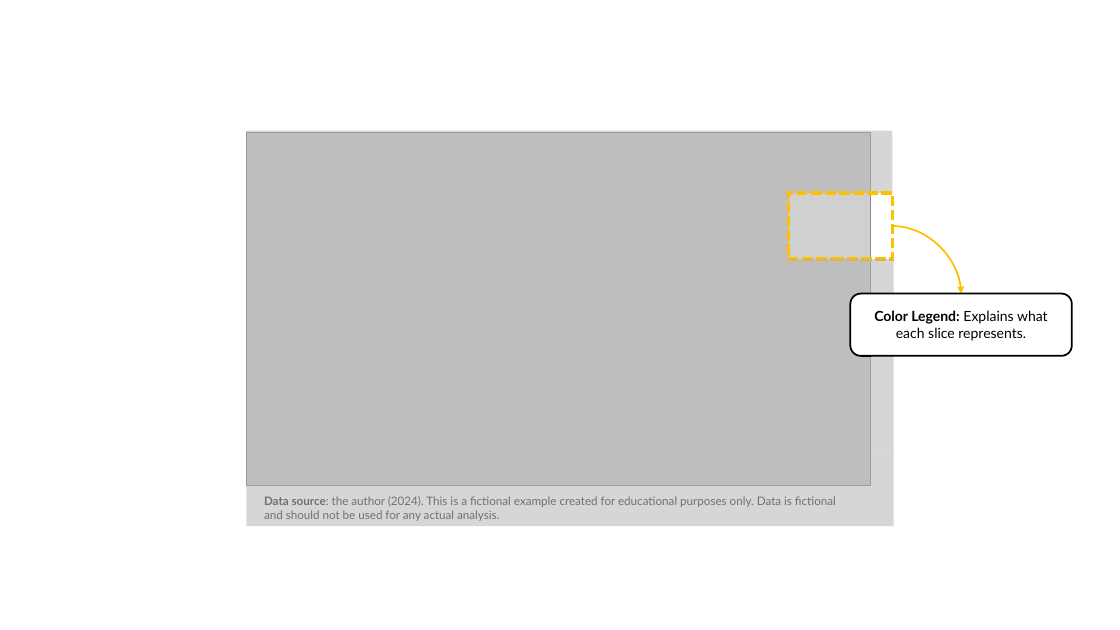
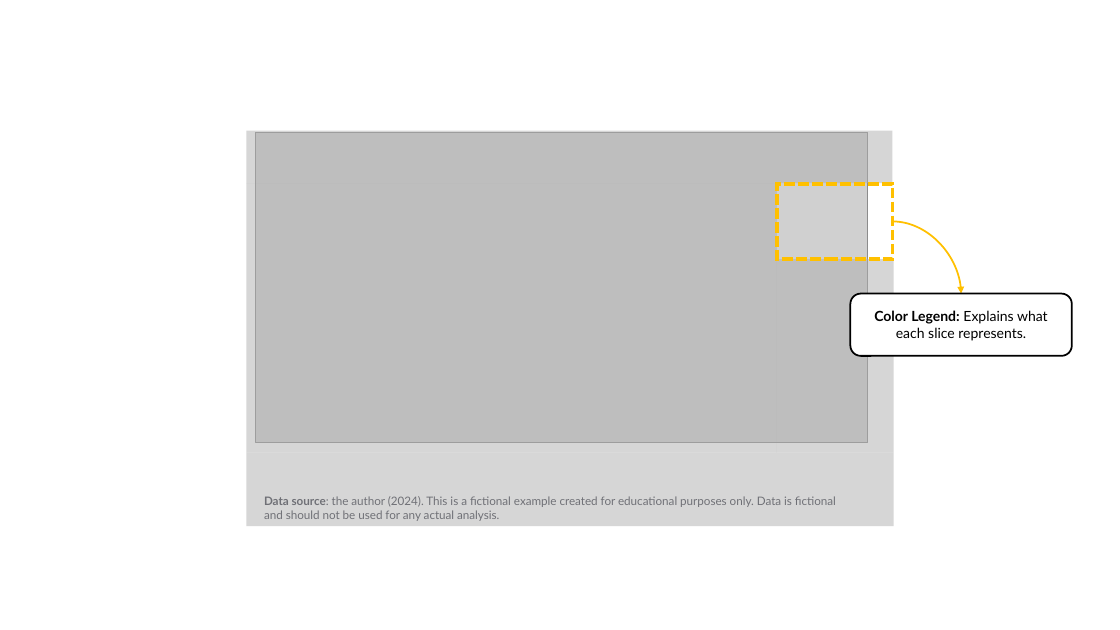
Before and after one commit to marianast97/VisualizationLiteracy, a slide deck: slide 55 of 01.NoGuidance/LearningContent/LearningContent.pptx. Drawn at 1120x630 pixels with LibreOffice and Linux fonts; fonts in the diff are those of the drawing; grey boxes stand for pictures. Boxes give left, top, right and bottom in pixels: in the first picture for what was removed or moved away, otherwise in the second. Text is boxed around its words. In the diff, an @@ line names an element or a change of style, - is before the commit and + after.

```diff
--- a/01.NoGuidance/LearningContent/LearningContent.pptx
+++ b/01.NoGuidance/LearningContent/LearningContent.pptx
@@ rectangle resized from (x1=246, y1=131, x2=892, y2=193) to (x1=246, y1=131, x2=892, y2=183) @@
@@ picture resized from (x1=246, y1=132, x2=870, y2=486) to (x1=255, y1=132, x2=868, y2=443) @@
@@ rectangle resized from (x1=246, y1=193, x2=789, y2=453) to (x1=246, y1=183, x2=777, y2=453) @@
@@ rectangle resized from (x1=789, y1=193, x2=893, y2=260) to (x1=777, y1=184, x2=893, y2=260) @@
@@ curved arrow moved from (892, 226) - (961, 294) to (893, 222) - (961, 294) @@
@@ rectangle resized from (x1=789, y1=259, x2=894, y2=453) to (x1=777, y1=259, x2=894, y2=453) @@
```
Also in this commit, not shown: 11 other slides changed, 52 other files.
